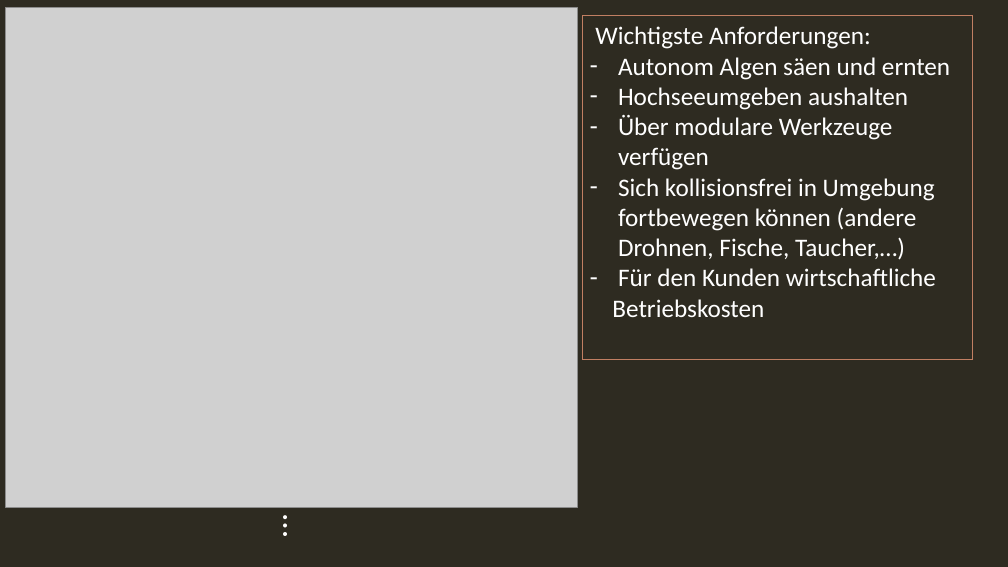
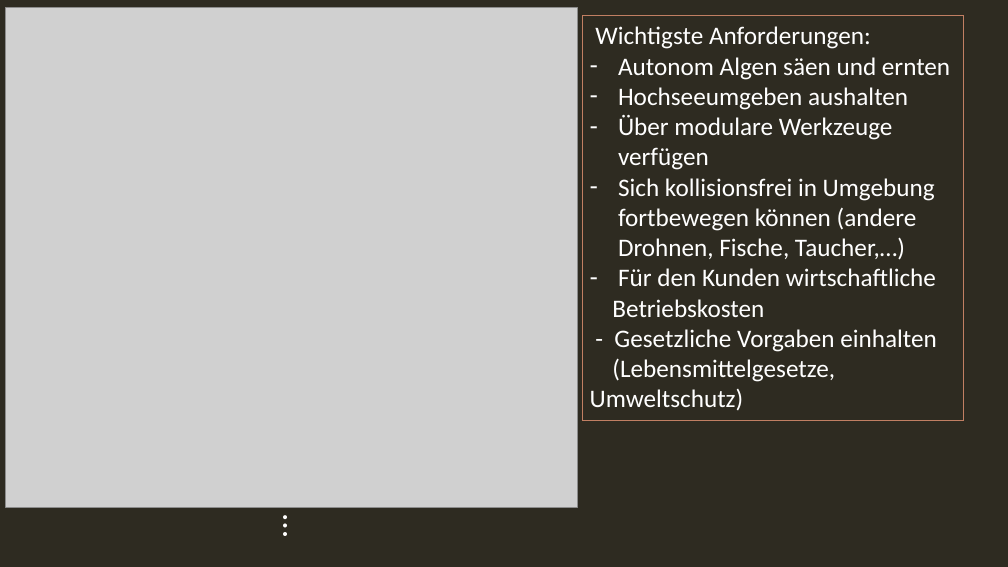
Before and after one commit to plastikpamaro/MKon, a slide deck: slide 11 of Meilenstein 2/Präsentation/Präsentation MS2.pptx. Drawn at 1008x567 pixels with LibreOffice and Linux fonts; fonts in the diff are those of the drawing; grey boxes stand for pictures; background and template pictures are left out. Boxes give left, top, right and bottom in pixels: in the first picture for what was removed or moved away, otherwise in the second. Text is boxed around its words. In the diff, an @@ line names an element or a change of style, - is before the commit and + after.

```diff
--- a/Meilenstein 2/Präsentation/Präsentation MS2.pptx
+++ b/Meilenstein 2/Präsentation/Präsentation MS2.pptx
@@ rectangle "Wichtigste Anforderungen:" resized from (x1=582, y1=16, x2=972, y2=359) to (x1=582, y1=16, x2=964, y2=420) @@
@@ text in rectangle at (x1=590, y1=329, x2=937, y2=410): paragraphs added @@
+- Gesetzliche Vorgaben einhalten
+(Lebensmittelgesetze, Umweltschutz)
```
Also in this commit, not shown: 2 slides added, 2 slides removed.
